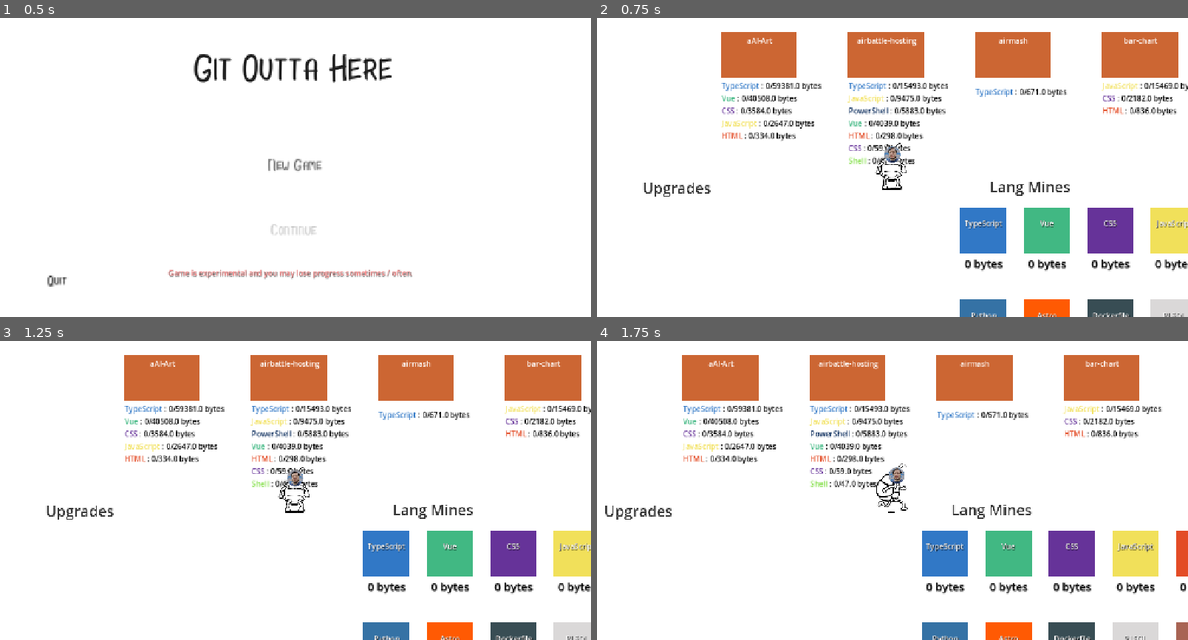
Above: before the commit, frames 1-4 (two rows, left to right).
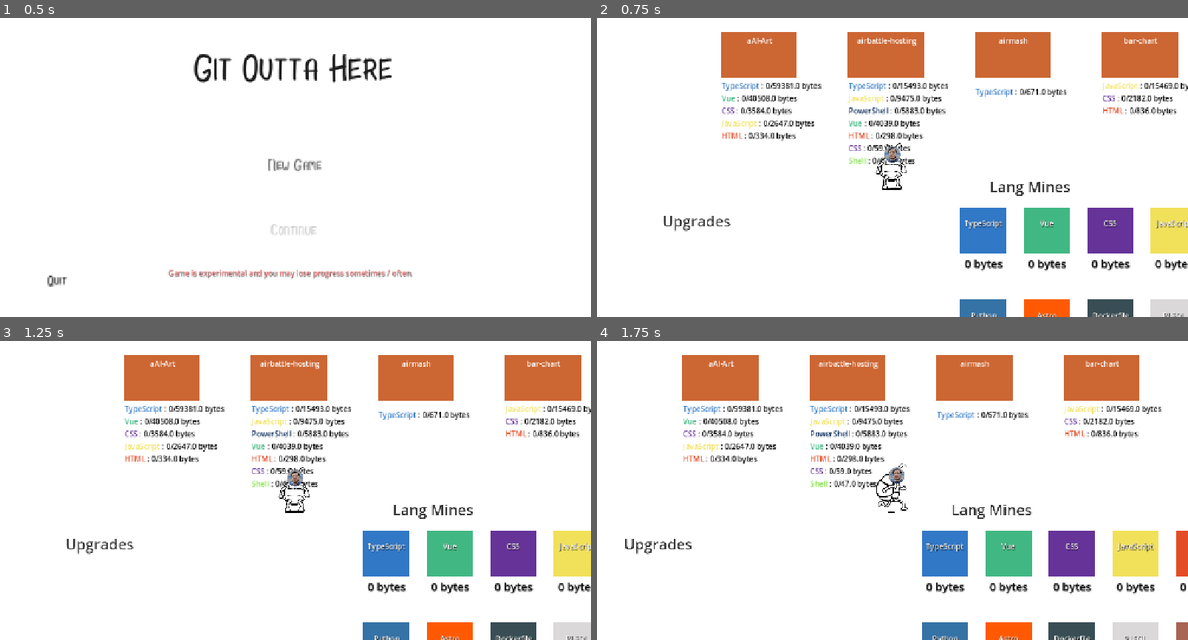
Above: after the commit, the same moments.

Repository: parsehex/git-outta-here
Game: Godot game, scene res://scenes/levels/Intro.tscn
The game is run twice, just before and just after one commit, with the same random seed, the same clock (stepped at 60 frames per second) and the same inputs.
Inputs:
- Up to frame 1 (0.5 s): no input
- Up to frame 2 (0.75 s): click "New Game" at 0.5 s
- Up to frame 3 (1.25 s): no input
- Up to frame 4 (1.75 s): tap Enter at 1.25 s; hold Right (move_right) from 1.28 s (still down); hold E (interact) from 1.28 s (still down)

Frame 1 is identical in both runs. In frame 2, 0.4% of the frame differs, in the area x 7-23%, y 55-72%; in frame 3, 0.4%; in frame 4, 0.4%, in the area x 1-16%, y 55-72%.

Commit message:
fix deposit condition

Diff:
--- a/scenes/levels/Outside.tscn
+++ b/scenes/levels/Outside.tscn
@@ -40,13 +40,13 @@
 position = Vector2(544, 1167)
 
 [node name="Upgrades" type="Node2D" parent="Spawnpoints"]
-position = Vector2(-946, 1105)
+position = Vector2(-941, 1224)
 
 [node name="UpgradesLabel" type="Label" parent="Spawnpoints/Upgrades"]
-offset_left = 14.0
-offset_top = -167.0
-offset_right = 364.0
-offset_bottom = 12.0
+offset_left = 95.0
+offset_top = -142.0
+offset_right = 445.0
+offset_bottom = 37.0
 theme_override_colors/font_color = Color(0, 0, 0, 0.78431374)
 theme_override_font_sizes/font_size = 64
 text = "Upgrades
--- a/scenes/misc/Repository.gd
+++ b/scenes/misc/Repository.gd
@@ -89,7 +89,7 @@
 
 func _process(delta):
 	if player_in_range and player_node and Input.is_action_pressed("interact"):
-		# Check if player has required languages
+		# Check if player has any languages to deposit
 		if _has_required_languages():
 			deposit_progress += (delta / deposit_duration) * 100
 			deposit_progress = clamp(deposit_progress, 0, 100)
@@ -120,6 +120,8 @@
 
 	for lang in repo_data.languages:
 		var required = repo_data.languages[lang]
+		if required == deposited[lang]:
+			continue
 		var available = Inventory.get_item(lang)
 		if available > 0:
 			return true
